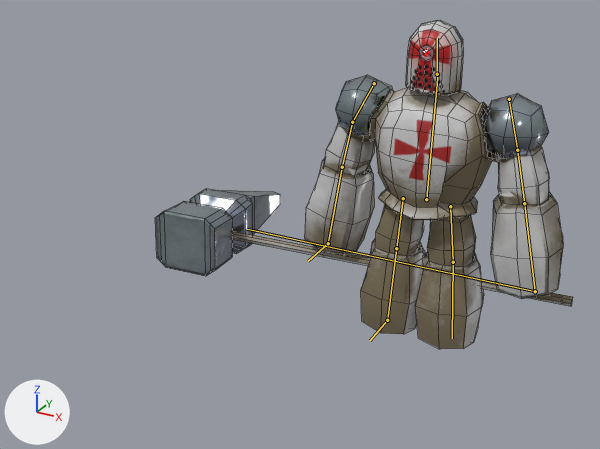
The FBX model Assets/Projeto/Assets/fbx/inimigos/inimigo martelo/inimigo martelo.fbx, before and after one commit.
One viewpoint serves both versions: a 50 mm camera at (5.78, -16.33, 6.9) aimed at (-1.98, -2.22, -0.16). Lighting does not change. The marker at lower left points along +X, +Y and +Z. The picture after the commit comes second. The bones that change, and the others that lie on the model, are drawn over the model as lines. Mesh edges are drawn as thin lines.

Names of what the first picture shows: 'inimigo martelo.LOD1'.
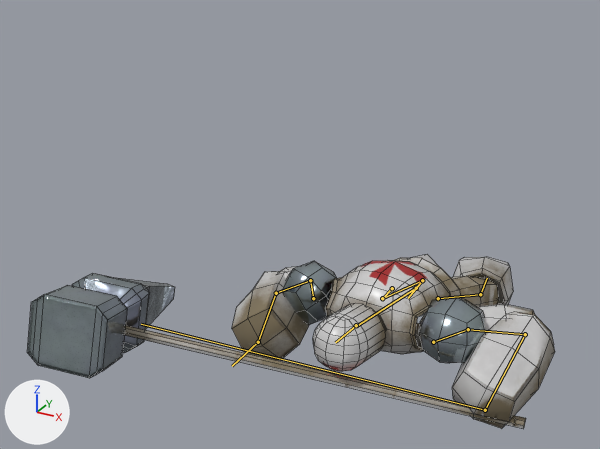
The newer file adds an action. The first version stands in its rest pose; the second is drawn at frame 40 of the action 'Armature|morte do campeao'.

Boxes (x1, y1, x2, y2) around the edits, measured in the pictures (600 x 449 px):
'inimigo martelo.LOD1', posed (26% wider, 47% shorter): before (155, 21, 573, 349); after (27, 254, 555, 428)
bone 'Bone', root to tip: before (426, 199) to (438, 72); after (416, 288) to (356, 326)
bone 'Bone.007', root to tip: before (517, 150) to (524, 203); after (468, 329) to (525, 334)
bone 'Bone.009', root to tip: before (524, 203) to (535, 291); after (525, 334) to (485, 410)
bone 'Bone.012', root to tip: before (535, 291) to (247, 229); after (485, 410) to (141, 324)
bone 'Bone.006', root to tip: before (374, 83) to (352, 122); after (313, 298) to (310, 280)
bone 'Bone.008', root to tip: before (352, 122) to (342, 167); after (310, 280) to (276, 293)
bone 'Bone.010', root to tip: before (342, 167) to (328, 243); after (276, 293) to (258, 342)
bone 'Bone.001', root to tip: before (450, 206) to (453, 262); after (438, 298) to (480, 294)
bone 'Bone.003', root to tip: before (453, 262) to (452, 338); after (480, 294) to (487, 278)
bone 'Bone.002', root to tip: before (403, 198) to (396, 248); after (392, 288) to (382, 298)
bone 'Bone.004', root to tip: before (396, 248) to (387, 320); after (382, 298) to (422, 280)

The change, as a list of edits to the scene's bpy script:
```text
Change bone_bone:
    where bone_bone = bpy.data.objects['Armature'].pose.bones['Bone']
    bone_bone.location: (0.0, 0.0, 0.0) -> (0.03, -1.31, 0.19)
    bone_bone.rotation_quaternion: (1.0, 0.0, 0.0, 0.0) -> (0.754, 0.655, -0.011, 0.037)  # degrees (0, 0, 0) -> degrees (82, -4, 2)
Change bone_bone_007:
    where bone_bone_007 = bpy.data.objects['Armature'].pose.bones['Bone.007']  # child of 'Bone.005'
    bone_bone_007.rotation_quaternion: (1.0, 0.0, 0.0, 0.0) -> (0.267, 0.374, -0.882, 0.105)  # degrees (0, 0, 0) -> degrees (-1, -147, 46)
Change bone_bone_009:
    where bone_bone_009 = bpy.data.objects['Armature'].pose.bones['Bone.009']  # child of 'Bone.007'
    bone_bone_009.rotation_quaternion: (1.0, 0.0, 0.0, 0.0) -> (0.525, 0.0, 0.0, -0.851)  # degrees (0, 0, 0) -> degrees (0, 0, -117)
Change bone_bone_012:
    where bone_bone_012 = bpy.data.objects['Armature'].pose.bones['Bone.012']  # child of 'Bone.009'
    bone_bone_012.rotation_quaternion: (1.0, 0.0, 0.0, 0.0) -> (0.857, 0.045, -0.465, 0.218)  # degrees (0, 0, 0) -> degrees (-13, -55, 35)
Change bone_bone_006:
    where bone_bone_006 = bpy.data.objects['Armature'].pose.bones['Bone.006']  # child of 'Bone'
    bone_bone_006.location: (0.0, 0.0, 0.0) -> (-0.07, 0.16, -0.01)
    bone_bone_006.rotation_quaternion: (1.0, 0.0, 0.0, 0.0) -> (0.331, 0.073, 0.94, -0.037)  # degrees (0, 0, 0) -> degrees (2, 141, -8)
Change bone_bone_008:
    where bone_bone_008 = bpy.data.objects['Armature'].pose.bones['Bone.008']  # child of 'Bone.006'
    bone_bone_008.rotation_quaternion: (1.0, 0.0, 0.0, 0.0) -> (0.935, 0.0, 0.0, 0.354)  # degrees (0, 0, 0) -> degrees (0, 0, 41)
Change bone_bone_010:
    where bone_bone_010 = bpy.data.objects['Armature'].pose.bones['Bone.010']  # child of 'Bone.008'
    bone_bone_010.rotation_quaternion: (1.0, 0.0, 0.0, 0.0) -> (0.611, 0.0, 0.0, 0.792)  # degrees (0, 0, 0) -> degrees (0, 0, 105)
Change bone_bone_001:
    where bone_bone_001 = bpy.data.objects['Armature'].pose.bones['Bone.001']
    bone_bone_001.location: (0.0, 0.0, 0.0) -> (0.25, 1.32, -0.15)
    bone_bone_001.rotation_quaternion: (1.0, 0.0, 0.0, 0.0) -> (0.772, 0.175, 0.168, 0.588)  # degrees (0, 0, 0) -> degrees (28, 3, 75)
Change bone_bone_003:
    where bone_bone_003 = bpy.data.objects['Armature'].pose.bones['Bone.003']  # child of 'Bone.001'
    bone_bone_003.rotation_quaternion: (1.0, 0.0, 0.0, 0.0) -> (0.946, -0.324, 0.0, 0.0)  # degrees (0, 0, 0) -> degrees (-38, 0, 0)
Change bone_bone_002:
    where bone_bone_002 = bpy.data.objects['Armature'].pose.bones['Bone.002']
    bone_bone_002.location: (0.0, 0.0, 0.0) -> (0.25, 1.33, 0.1)
    bone_bone_002.rotation_quaternion: (1.0, 0.0, 0.0, 0.0) -> (0.782, -0.001, -0.469, 0.411)  # degrees (0, 0, 0) -> degrees (-35, -47, 71)
Change bone_bone_004:
    where bone_bone_004 = bpy.data.objects['Armature'].pose.bones['Bone.004']  # child of 'Bone.002'
    bone_bone_004.rotation_quaternion: (1.0, 0.0, 0.0, 0.0) -> (0.908, 0.418, 0.0, 0.0)  # degrees (0, 0, 0) -> degrees (49, 0, 0)
```
